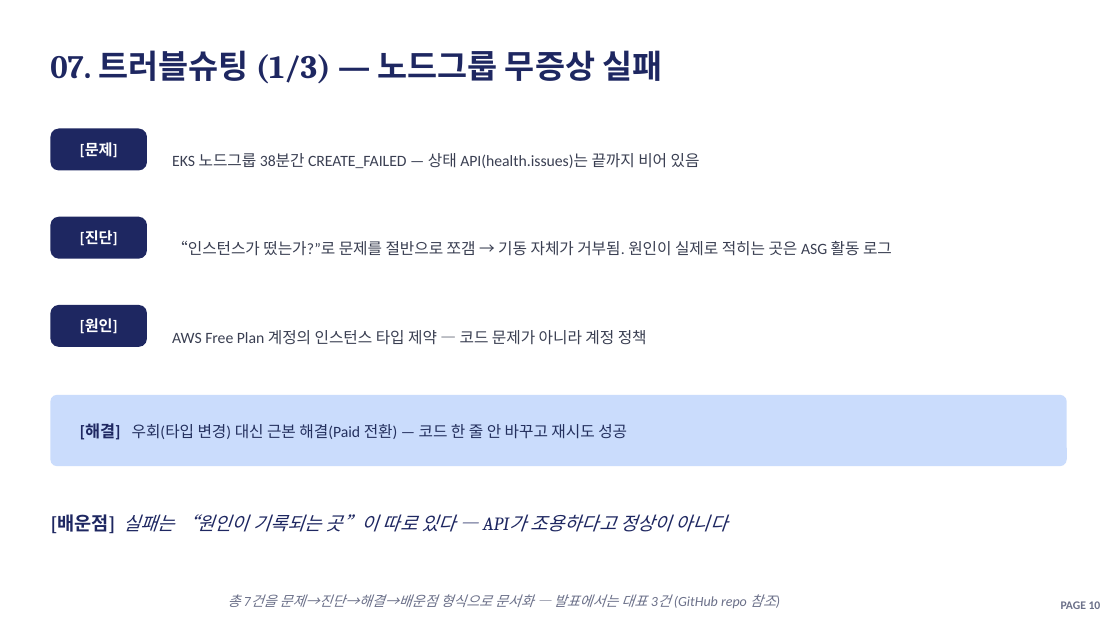
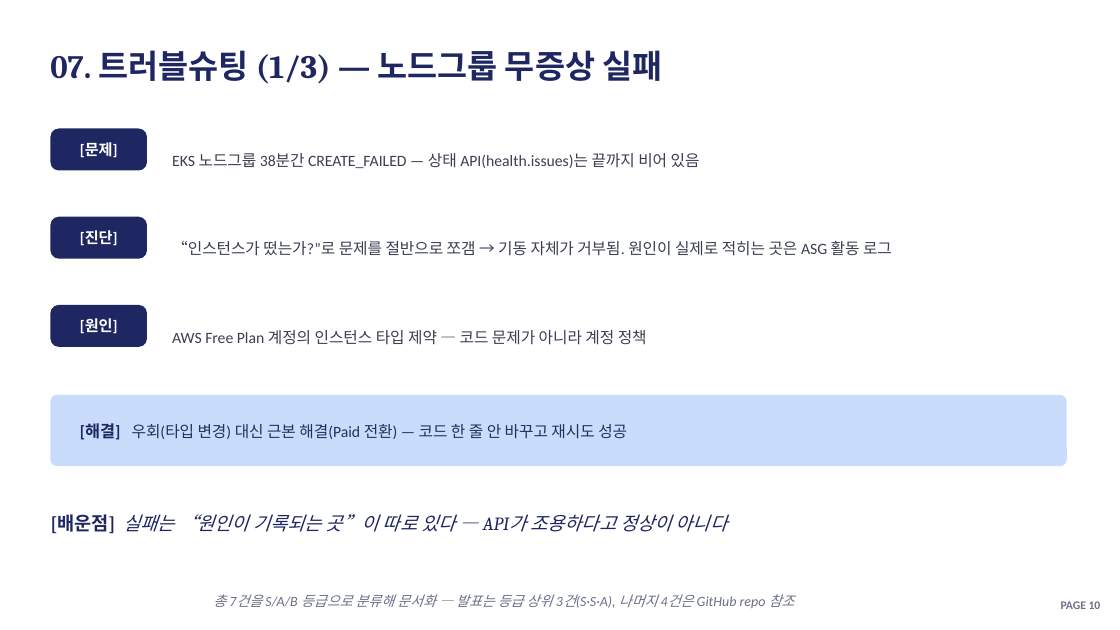
Before and after one commit to soc05272/eks-gitops-portfolio, a slide deck: slide 12 of docs/presentation.pptx. Drawn at 1120x630 pixels with LibreOffice and Linux fonts; fonts in the diff are those of the drawing. Boxes give left, top, right and bottom in pixels: in the first picture for what was removed or moved away, otherwise in the second. Text is boxed around its words. In the diff, an @@ line names an element or a change of style, - is before the commit and + after.

```diff
--- a/docs/presentation.pptx
+++ b/docs/presentation.pptx
@@ text at (213,594,795,608): text changed @@
-총 7건을 문제→진단→해결→배운점 형식으로 문서화 — 발표에서는 대표 3건 (GitHub repo 참조)
+총 7건을 S/A/B 등급으로 분류해 문서화 — 발표는 등급 상위 3건(S·S·A), 나머지 4건은 GitHub repo 참조
```
Also in this commit, not shown: 1 other slide changed, 1 other file.
